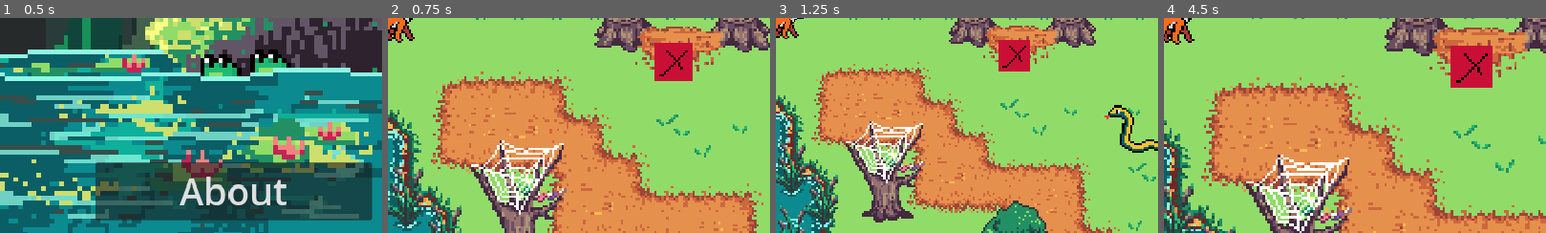
Above: before the commit, frames 1-4 (left to right).
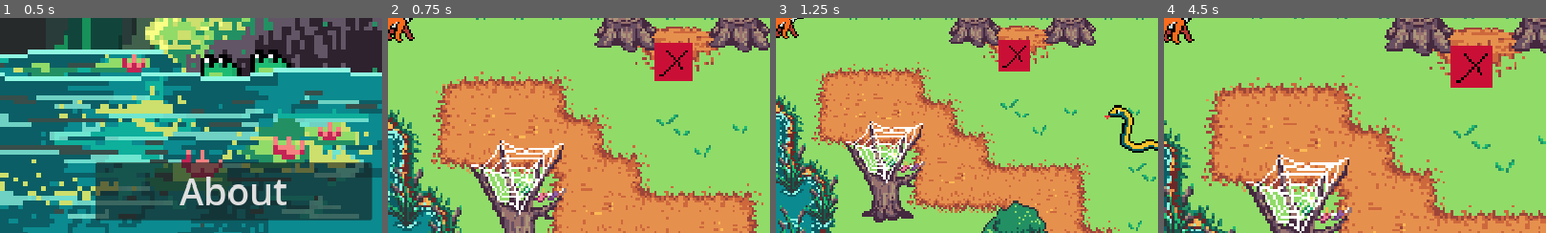
Above: after the commit, the same moments.

Repository: mango-gremlin/arch-enemies
Game: Godot game, scene res://overworld/ui/main_menu/main_menu.tscn
Same seed, same stepped clock (60 frames per second), same inputs: the game is played once before the commit and once after it.
Inputs (mouse positions are % of the whole screen's width and height, from its top left):
- Up to frame 1 (0.5 s): no input
- Up to frame 2 (0.75 s): click "overworld" at 0.5 s
- Up to frame 3 (1.25 s): no input
- Up to frame 4 (4.5 s): tap Enter at 1.25, 2.75, 4.25 s; move the mouse to (72, 45) at 1.27 s; press the mouse at (72, 45) at 1.28 s; hold D (move_right) 1.28-2.78 s; tap Space (jump) at 1.52, 2, 2.27, 3.5, 3.77 s; move the mouse to (30, 55) at 2.02 s; release the mouse at (30, 55) at 2.03 s; tap E (interact_overworld) at 2.1 s; move the mouse to (60, 28) at 2.77 s; hold A (left) 2.78-3.53 s; tap Q (use_item) at 2.85 s; move the mouse to (45, 70) at 3.52 s; hold D (move_right) from 3.53 s (still down); tap Mouse wheel down (zoom_in) at 3.6 s; move the mouse to (80, 65) at 4.27 s; hold Mouse wheel up (zoom_out) from 4.28 s (still down)
The pictures show only the part of the screen within x 50-100%, y 49-99%; the shares and areas given below are measured in that part.

Frame 1 is identical in both runs. In frame 2, 0.6% of the frame differs, in the area x 65-88%, y 4-16%; in frame 3, 0.4%; in frame 4, 0.7%, in the area x 70-96%, y 4-17%.

Commit message:
added pattern for unbuilt bridge in tilemap, changed bridge makeup so fox walks on floor

Diff:
--- a/Arch-enemies/overworld/entities/interaction_overworld/template/horizontal_bridge_part_with_collision.tscn
+++ b/Arch-enemies/overworld/entities/interaction_overworld/template/horizontal_bridge_part_with_collision.tscn
@@ -1,6 +1,7 @@
-[gd_scene load_steps=3 format=3 uid="uid://0isb2xg4n684"]
+[gd_scene load_steps=4 format=3 uid="uid://0isb2xg4n684"]
 
-[ext_resource type="Texture2D" uid="uid://cer2bbvjgwtay" path="res://assets/art/objects/overworld_bridges/overworld_bridge_connecting_part_h.png" id="1_ip8lc"]
+[ext_resource type="Texture2D" uid="uid://dcsc6hgwgotn4" path="res://assets/art/objects/overworld_bridges/overworld_bridge_connecting_part_h2.png" id="1_y7cdq"]
+[ext_resource type="Texture2D" uid="uid://ckff3e1mcrpcr" path="res://assets/art/objects/overworld_bridges/overworld_bridge_connecting_part_h_FLOOR.png" id="2_p1kb2"]
 
 [sub_resource type="RectangleShape2D" id="RectangleShape2D_g7pdj"]
 size = Vector2(40, 4)
@@ -10,11 +11,20 @@
 [node name="bridge_part_with_collision" type="Node2D" parent="."]
 
 [node name="horizontal_bridge_part" type="TextureRect" parent="bridge_part_with_collision"]
-offset_left = -20.125
-offset_top = -23.0
-offset_right = 19.875
-offset_bottom = 17.0
-texture = ExtResource("1_ip8lc")
+offset_left = -38.0
+offset_top = -26.0
+offset_right = 40.0
+offset_bottom = 20.0
+texture = ExtResource("1_y7cdq")
+metadata/_edit_use_anchors_ = true
+
+[node name="horizontal_bridge_part2" type="TextureRect" parent="bridge_part_with_collision"]
+z_index = -1
+offset_left = -38.0
+offset_top = -26.0
+offset_right = 40.0
+offset_bottom = 20.0
+texture = ExtResource("2_p1kb2")
 metadata/_edit_use_anchors_ = true
 
 [node name="lower_collision" type="StaticBody2D" parent="bridge_part_with_collision"]
--- a/Arch-enemies/overworld/entities/interaction_overworld/template/horizontal_bridge_template.tscn
+++ b/Arch-enemies/overworld/entities/interaction_overworld/template/horizontal_bridge_template.tscn
@@ -1,21 +1,23 @@
-[gd_scene load_steps=6 format=3 uid="uid://bettv6p5clh6t"]
+[gd_scene load_steps=7 format=3 uid="uid://bettv6p5clh6t"]
 
 [ext_resource type="PackedScene" uid="uid://5llfgi2ysvie" path="res://overworld/entities/interaction_overworld/bridge_interaction.tscn" id="1_wq2tl"]
-[ext_resource type="Texture2D" uid="uid://bf56q6upcc2f" path="res://assets/art/objects/overworld_bridges/overworld_bridge_start_left.png" id="2_7o3c7"]
-[ext_resource type="Texture2D" uid="uid://b4o588r4cunbi" path="res://assets/art/objects/overworld_bridges/overworld_bridge_start_right.png" id="3_d5aqq"]
+[ext_resource type="Texture2D" uid="uid://dyduk2jw74qb5" path="res://assets/art/objects/overworld_bridges/overworld_bridge_start_left2.png" id="2_yt1o3"]
+[ext_resource type="Texture2D" uid="uid://e7ny67gyyft6" path="res://assets/art/objects/overworld_bridges/overworld_bridge_start_left_FLOOR.png" id="3_grin0"]
 [ext_resource type="PackedScene" uid="uid://0isb2xg4n684" path="res://overworld/entities/interaction_overworld/template/horizontal_bridge_part_with_collision.tscn" id="3_jhfcy"]
-
-[sub_resource type="CircleShape2D" id="CircleShape2D_pouaw"]
-radius = 8.0
+[ext_resource type="Texture2D" uid="uid://0ciya4gtx75w" path="res://assets/art/objects/overworld_bridges/overworld_bridge_start_right2.png" id="5_d2yki"]
+[ext_resource type="Texture2D" uid="uid://dykx02bmgorob" path="res://assets/art/objects/overworld_bridges/overworld_bridge_start_rightFLOOR.png" id="6_xw8c1"]
 
 [node name="BridgeTemplate" type="Node2D"]
-z_index = -1
+y_sort_enabled = true
 position = Vector2(4, 7)
 
 [node name="left_bridge_start" type="Node2D" parent="."]
 
 [node name="bridge_interaction" parent="left_bridge_start" instance=ExtResource("1_wq2tl")]
 position = Vector2(-38, 2)
+
+[node name="bridge_start_sprite" parent="left_bridge_start/bridge_interaction" index="0"]
+visible = false
 
 [node name="bridge_parts" parent="left_bridge_start/bridge_interaction" index="2"]
 visible = true
@@ -25,22 +27,18 @@
 offset_top = -25.0
 offset_right = 26.0
 offset_bottom = 26.0
-texture = ExtResource("2_7o3c7")
+texture = ExtResource("2_yt1o3")
 
-[node name="VerticalBridgePartWithCollision" parent="left_bridge_start/bridge_interaction/bridge_parts" index="1" instance=ExtResource("3_jhfcy")]
-position = Vector2(38, 1)
+[node name="horizontal_bridge_start2" type="TextureRect" parent="left_bridge_start/bridge_interaction/bridge_parts" index="1"]
+z_index = -1
+offset_left = -14.0
+offset_top = -25.0
+offset_right = 26.0
+offset_bottom = 26.0
+texture = ExtResource("3_grin0")
 
-[node name="treestumpCollision" type="StaticBody2D" parent="left_bridge_start/bridge_interaction/bridge_parts" index="2"]
-
-[node name="CollisionShape2D" type="CollisionShape2D" parent="left_bridge_start/bridge_interaction/bridge_parts/treestumpCollision"]
-position = Vector2(-2, -16)
-shape = SubResource("CircleShape2D_pouaw")
-
-[node name="treestumpCollision2" type="StaticBody2D" parent="left_bridge_start/bridge_interaction/bridge_parts" index="3"]
-
-[node name="CollisionShape2D" type="CollisionShape2D" parent="left_bridge_start/bridge_interaction/bridge_parts/treestumpCollision2"]
-position = Vector2(-1, 17)
-shape = SubResource("CircleShape2D_pouaw")
+[node name="VerticalBridgePartWithCollision" parent="left_bridge_start/bridge_interaction/bridge_parts" index="2" instance=ExtResource("3_jhfcy")]
+position = Vector2(33, 1)
 
 [node name="bridge_collision" parent="left_bridge_start/bridge_interaction/bridge_collision_shape" index="0"]
 position = Vector2(15, 1)
@@ -52,6 +50,9 @@
 position = Vector2(98, 2)
 bridge_sprite_direction = 2
 
+[node name="bridge_start_sprite" parent="right_bridge_start/bridge_interaction2" index="0"]
+visible = false
+
 [node name="bridge_parts" parent="right_bridge_start/bridge_interaction2" index="2"]
 visible = true
 
@@ -60,24 +61,18 @@
 offset_top = -25.0
 offset_right = 10.0
 offset_bottom = 26.0
-texture = ExtResource("3_d5aqq")
+texture = ExtResource("5_d2yki")
 
-[node name="VerticalBridgePartWithCollision" parent="right_bridge_start/bridge_interaction2/bridge_parts" index="1" instance=ExtResource("3_jhfcy")]
-position = Vector2(-40, 1)
+[node name="horizontal_bridge_start2" type="TextureRect" parent="right_bridge_start/bridge_interaction2/bridge_parts" index="1"]
+z_index = -1
+offset_left = -30.0
+offset_top = -25.0
+offset_right = 10.0
+offset_bottom = 26.0
+texture = ExtResource("6_xw8c1")
 
-[node name="treestumpCollision3" type="StaticBody2D" parent="right_bridge_start/bridge_interaction2/bridge_parts" index="2"]
-position = Vector2(-136, 0)
-
-[node name="CollisionShape2D" type="CollisionShape2D" parent="right_bridge_start/bridge_interaction2/bridge_parts/treestumpCollision3"]
-position = Vector2(133, 17)
-shape = SubResource("CircleShape2D_pouaw")
-
-[node name="treestumpCollision4" type="StaticBody2D" parent="right_bridge_start/bridge_interaction2/bridge_parts" index="3"]
-position = Vector2(-136, 0)
-
-[node name="CollisionShape2D" type="CollisionShape2D" parent="right_bridge_start/bridge_interaction2/bridge_parts/treestumpCollision4"]
-position = Vector2(132, -16)
-shape = SubResource("CircleShape2D_pouaw")
+[node name="VerticalBridgePartWithCollision" parent="right_bridge_start/bridge_interaction2/bridge_parts" index="2" instance=ExtResource("3_jhfcy")]
+position = Vector2(-38, 1)
 
 [node name="bridge_collision" parent="right_bridge_start/bridge_interaction2/bridge_collision_shape" index="0"]
 position = Vector2(-17, 1)
--- a/Arch-enemies/overworld/entities/interaction_overworld/template/vertical_bridge_part_with_collision.tscn
+++ b/Arch-enemies/overworld/entities/interaction_overworld/template/vertical_bridge_part_with_collision.tscn
@@ -1,6 +1,7 @@
-[gd_scene load_steps=4 format=3 uid="uid://b0v6vdudnx0vh"]
+[gd_scene load_steps=5 format=3 uid="uid://b0v6vdudnx0vh"]
 
-[ext_resource type="Texture2D" uid="uid://c365nqfy2ahcv" path="res://assets/art/objects/overworld_bridges/overworld_bridge_connecting_part_v.png" id="1_fqcht"]
+[ext_resource type="Texture2D" uid="uid://dllhwtr4hmfqk" path="res://assets/art/objects/overworld_bridges/overworld_bridge_connecting_part_v2.png" id="1_oj8iw"]
+[ext_resource type="Texture2D" uid="uid://6d6404mjovru" path="res://assets/art/objects/overworld_bridges/overworld_bridge_connecting_part_FLOOR.png" id="2_n2aev"]
 
 [sub_resource type="RectangleShape2D" id="RectangleShape2D_7josl"]
 size = Vector2(4, 40)
@@ -13,12 +14,21 @@
 
 [node name="bridge_part_with_collision" type="Node2D" parent="."]
 
-[node name="REPLACE_WITH_BUILT_CONNECTION_PART" type="TextureRect" parent="bridge_part_with_collision"]
-offset_left = -23.0
+[node name="snake_wal" type="TextureRect" parent="bridge_part_with_collision"]
+offset_left = -39.0
 offset_top = -23.0
-offset_right = 24.0
-offset_bottom = 17.0
-texture = ExtResource("1_fqcht")
+offset_right = 39.0
+offset_bottom = 23.0
+texture = ExtResource("1_oj8iw")
+metadata/_edit_use_anchors_ = true
+
+[node name="bridge_floor" type="TextureRect" parent="bridge_part_with_collision"]
+z_index = -1
+offset_left = -39.0
+offset_top = -23.0
+offset_right = 39.0
+offset_bottom = 23.0
+texture = ExtResource("2_n2aev")
 metadata/_edit_use_anchors_ = true
 
 [node name="right_collision" type="StaticBody2D" parent="bridge_part_with_collision"]
--- a/Arch-enemies/overworld/entities/interaction_overworld/template/vertical_bridge_template.tscn
+++ b/Arch-enemies/overworld/entities/interaction_overworld/template/vertical_bridge_template.tscn
@@ -1,9 +1,11 @@
-[gd_scene load_steps=5 format=3 uid="uid://bypchr8htkr4e"]
+[gd_scene load_steps=7 format=3 uid="uid://bypchr8htkr4e"]
 
 [ext_resource type="PackedScene" uid="uid://5llfgi2ysvie" path="res://overworld/entities/interaction_overworld/bridge_interaction.tscn" id="1_mj4sp"]
-[ext_resource type="Texture2D" uid="uid://bnm3mqbmxv287" path="res://assets/art/objects/overworld_bridges/overworld_bridge_start_bottom.png" id="2_rmhei"]
+[ext_resource type="Texture2D" uid="uid://nwmccnh5fxfk" path="res://assets/art/objects/overworld_bridges/overworld_bridge_start_bottom2.png" id="2_n8f3x"]
 [ext_resource type="PackedScene" uid="uid://b0v6vdudnx0vh" path="res://overworld/entities/interaction_overworld/template/vertical_bridge_part_with_collision.tscn" id="3_heba6"]
-[ext_resource type="Texture2D" uid="uid://bs73c8itarejo" path="res://assets/art/objects/overworld_bridges/overworld_bridge_start_top.png" id="4_ct3un"]
+[ext_resource type="Texture2D" uid="uid://fuinvp201tfb" path="res://assets/art/objects/overworld_bridges/overworld_bridge_start_bottom_FLOOR.png" id="3_q4ytg"]
+[ext_resource type="Texture2D" uid="uid://btiqsjwmgohy0" path="res://assets/art/objects/overworld_bridges/overworld_bridge_start_top2.png" id="5_wqfvf"]
+[ext_resource type="Texture2D" uid="uid://lxculb8gqt4e" path="res://assets/art/objects/overworld_bridges/overworld_bridge_start_top_FLOOR.png" id="6_t0n44"]
 
 [node name="VerticalBridgeTemplate" type="Node2D"]
 position = Vector2(0, 31)
@@ -14,6 +16,7 @@
 [node name="bridge_interaction" parent="bridge_bottom" instance=ExtResource("1_mj4sp")]
 
 [node name="bridge_start_sprite" parent="bridge_bottom/bridge_interaction" index="0"]
+visible = false
 metadata/_edit_use_anchors_ = true
 
 [node name="bridge_parts" parent="bridge_bottom/bridge_interaction" index="2"]
@@ -24,11 +27,21 @@
 offset_top = -33.0
 offset_right = 39.0
 offset_bottom = 7.0
-texture = ExtResource("2_rmhei")
+texture = ExtResource("2_n8f3x")
 stretch_mode = 2
 metadata/_edit_use_anchors_ = true
 
-[node name="BridgePartWithCollision" parent="bridge_bottom/bridge_interaction/bridge_parts" index="1" instance=ExtResource("3_heba6")]
+[node name="vertical_bridge_start2" type="TextureRect" parent="bridge_bottom/bridge_interaction/bridge_parts" index="1"]
+z_index = -1
+offset_left = -39.0
+offset_top = -33.0
+offset_right = 39.0
+offset_bottom = 7.0
+texture = ExtResource("3_q4ytg")
+stretch_mode = 2
+metadata/_edit_use_anchors_ = true
+
+[node name="BridgePartWithCollision" parent="bridge_bottom/bridge_interaction/bridge_parts" index="2" instance=ExtResource("3_heba6")]
 position = Vector2(-1, -42)
 
 [node name="bridge_collision" parent="bridge_bottom/bridge_interaction/bridge_collision_shape" index="0"]
@@ -40,6 +53,7 @@
 position = Vector2(0, -105)
 
 [node name="bridge_start_sprite" parent="bridge_top/bridge_interaction2" index="0"]
+visible = false
 metadata/_edit_use_anchors_ = true
 
 [node name="bridge_parts" parent="bridge_top/bridge_interaction2" index="2"]
@@ -50,10 +64,19 @@
 offset_top = -20.0
 offset_right = 40.0
 offset_bottom = 20.0
-texture = ExtResource("4_ct3un")
+texture = ExtResource("5_wqfvf")
 stretch_mode = 2
 
-[node name="BridgePartWithCollision" parent="bridge_top/bridge_interaction2/bridge_parts" index="1" instance=ExtResource("3_heba6")]
+[node name="vertical_bridge_start2" type="TextureRect" parent="bridge_top/bridge_interaction2/bridge_parts" index="1"]
+z_index = -1
+offset_left = -38.0
+offset_top = -20.0
+offset_right = 40.0
+offset_bottom = 20.0
+texture = ExtResource("6_t0n44")
+stretch_mode = 2
+
+[node name="BridgePartWithCollision" parent="bridge_top/bridge_interaction2/bridge_parts" index="2" instance=ExtResource("3_heba6")]
 position = Vector2(-1, 27)
 
 [node name="bridge_collision" parent="bridge_top/bridge_interaction2/bridge_collision_shape" index="0"]
--- a/Arch-enemies/overworld/main_scene_overworld.tscn
+++ b/Arch-enemies/overworld/main_scene_overworld.tscn
@@ -77,10 +77,10 @@
 npc_special_sprite = ExtResource("8_g5nw6")
 
 [node name="BridgeTemplate" parent="." instance=ExtResource("9_jpn0u")]
-position = Vector2(251, 72)
+position = Vector2(250, 78)
 
 [node name="right_bridge_start" parent="BridgeTemplate" index="1"]
-position = Vector2(-37, 0)
+position = Vector2(-33, 0)
 
 [editable path="bridge_interaction3"]
 [editable path="bridge_interaction3/interactionspot"]
--- a/Arch-enemies/overworld/scenes/world.tscn
+++ b/Arch-enemies/overworld/scenes/world.tscn
@@ -1,10 +1,16 @@
-[gd_scene load_steps=11 format=3 uid="uid://p30p3o0e473c"]
+[gd_scene load_steps=13 format=3 uid="uid://p30p3o0e473c"]
 
 [ext_resource type="Texture2D" uid="uid://cmyh0321x42dd" path="res://assets/art/tilesets/overworld_water_edges.png" id="4_itohn"]
 [ext_resource type="PackedScene" uid="uid://dndu4pg1i3tlf" path="res://overworld/scenes/player.tscn" id="5_bmga7"]
 [ext_resource type="Texture2D" uid="uid://5fxwrsdtkovq" path="res://assets/art/tilesets/overworld_ground_textures.png" id="7_0s13p"]
 [ext_resource type="Texture2D" uid="uid://cn8u6mbhw7e5v" path="res://assets/art/objects/overworld_animal_homes.png" id="7_le2yv"]
 [ext_resource type="Texture2D" uid="uid://b26sjntfpftsd" path="res://assets/art/objects/overworld_natural_environment_objects.png" id="8_gmsns"]
+
+[sub_resource type="TileMapPattern" id="TileMapPattern_1d6p3"]
+tile_data = PackedInt32Array(0, 131080, 4, 1, 262152, 4, 3, 131080, 4)
+
+[sub_resource type="TileMapPattern" id="TileMapPattern_a6pdr"]
+tile_data = PackedInt32Array(0, 131080, 4, 65536, 8, 5, 131072, 131080, 4)
 
 [sub_resource type="TileSetAtlasSource" id="TileSetAtlasSource_w0ol6"]
 texture = ExtResource("4_itohn")
@@ -395,9 +401,10 @@
 2:4/0 = 0
 2:4/0/physics_layer_0/linear_velocity = Vector2(0, 0)
 2:4/0/physics_layer_0/angular_velocity = 0.0
+2:4/0/physics_layer_0/polygon_0/points = PackedVector2Array(-7.75, -15.375, -11.125, -11.125, -15.875, -4.5, -14, -3.25, -15.875, -0.25, -9, 0.75, -6.5, -0.375, -5.125, -0.125, -1, 2.625, 1.125, 2.75, 2.125, -0.25, 6.125, 1.625, 9.625, 0.875, 8, -3.75, 9.875, -6, 2.375, -15.25)
 4:4/size_in_atlas = Vector2i(3, 2)
 4:4/0 = 0
-4:4/0/y_sort_origin = 1
+4:4/0/y_sort_origin = -6
 4:4/0/physics_layer_0/linear_velocity = Vector2(0, 0)
 4:4/0/physics_layer_0/angular_velocity = 0.0
 0:5/size_in_atlas = Vector2i(2, 2)
@@ -442,6 +449,8 @@
 sources/8 = SubResource("TileSetAtlasSource_rjwdj")
 sources/3 = SubResource("TileSetAtlasSource_w0ol6")
 sources/6 = SubResource("TileSetAtlasSource_t0umi")
+pattern_0 = SubResource("TileMapPattern_1d6p3")
+pattern_1 = SubResource("TileMapPattern_a6pdr")
 
 [node name="world" type="Node2D"]
 y_sort_enabled = true
@@ -457,10 +466,10 @@
 layer_0/tile_data = PackedInt32Array(0, 262151, 0, 65536, 262151, 0, 131072, 196611, 1, 196608, 3, 1, 262144, 3, 2, 327 …(20855 unchanged characters)…
 layer_1/name = "details"
 layer_1/y_sort_enabled = true
-layer_1/tile_data = PackedInt32Array(655393, 393224, 2, 1310 …(1710 unchanged characters)… 60, 2, 458759, 8, 0, 655369, 196616, 0, 7, 262152, 4, 1114115, 8, 0, 1376263, 8, 0, 1245194, 8, 0, 1310723, 196616, 0, 1245204, 196616, 0, 1048593, 196616, 0, 917525, 8, 0, 262170, 8, 0, 524308, 393224, 2, 589846, 393224, 2, 589849, 393224, 2, 589848, 393224, 2, 655384, 393224, 2, 655387, 393224, 2, 524317, 524296, 2, 458782, 458760, 2, 458769, 524296, 2, 131104, 393224, 2, 262176, 458760, 2, 393248, 393224, 2, 327712, 524296, 2, 393247, 458760, 2, 589852, 393224, 2, 786460, 524296, 2, 786459, 458760, 2)
+layer_1/tile_data = PackedInt32Array(655393, 393224, 2, 1310 …(1710 unchanged characters)… 60, 2, 458759, 8, 0, 655369, 196616, 0, 1114115, 8, 0, 1376263, 8, 0, 1245194, 8, 0, 1310723, 196616, 0, 1245204, 196616, 0, 1048593, 196616, 0, 917525, 8, 0, 262170, 8, 0, 524308, 393224, 2, 589846, 393224, 2, 589849, 393224, 2, 589848, 393224, 2, 655384, 393224, 2, 655387, 393224, 2, 524317, 524296, 2, 458782, 458760, 2, 458769, 524296, 2, 131104, 393224, 2, 262176, 458760, 2, 393248, 393224, 2, 327712, 524296, 2, 393247, 458760, 2, 589852, 393224, 2, 786460, 524296, 2, 786459, 458760, 2, 6, 131080, 4, 7, 262152, 4, 9, 131080, 4, 262157, 131080, 4, 327693, 8, 5, 393229, 131080, 4, 262163, 131080, 4, 327699, 8, 5, 393235, 131080, 4)
 layer_2/name = "interaction_areas"
 layer_2/y_sort_enabled = true
-layer_2/tile_data = PackedInt32Array(458760, 6, 0, 6, 131080, 4, 9, 131080, 4, -4, 65542, 0, 262147, 6, 3, 720901, 458758, 0, 720910, 196614, 268435459)
+layer_2/tile_data = PackedInt32Array(458760, 6, 0, -4, 65542, 0, 262147, 6, 3, 720901, 458758, 0, 720910, 196614, 268435459)
 
 [node name="Player" parent="TileMap" instance=ExtResource("5_bmga7")]
 position = Vector2(2, 1)
Binary file added: Arch-enemies/assets/art/objects/overworld_bridges/overworld_bridge_connecting_part_FLOOR.png
Not shown, added: Arch-enemies/assets/art/objects/overworld_bridges/overworld_bridge_connecting_part_FLOOR.png.import
Binary file added: Arch-enemies/assets/art/objects/overworld_bridges/overworld_bridge_connecting_part_h2.png
Not shown, added: Arch-enemies/assets/art/objects/overworld_bridges/overworld_bridge_connecting_part_h2.png.import
Binary file added: Arch-enemies/assets/art/objects/overworld_bridges/overworld_bridge_connecting_part_h_FLOOR.png
Not shown, added: Arch-enemies/assets/art/objects/overworld_bridges/overworld_bridge_connecting_part_h_FLOOR.png.import
Binary file added: Arch-enemies/assets/art/objects/overworld_bridges/overworld_bridge_connecting_part_v2.png
Not shown, added: Arch-enemies/assets/art/objects/overworld_bridges/overworld_bridge_connecting_part_v2.png.import
Binary file added: Arch-enemies/assets/art/objects/overworld_bridges/overworld_bridge_start_bottom2.png
Not shown, added: Arch-enemies/assets/art/objects/overworld_bridges/overworld_bridge_start_bottom2.png.import
Binary file added: Arch-enemies/assets/art/objects/overworld_bridges/overworld_bridge_start_bottom_FLOOR.png
Not shown, added: Arch-enemies/assets/art/objects/overworld_bridges/overworld_bridge_start_bottom_FLOOR.png.import
(and 12 more such lines)
